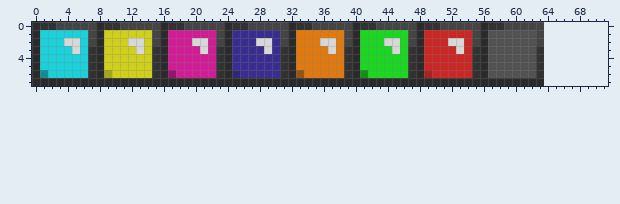
Two versions of one pixel-art file, src/assets/sprites/block.aseprite. That is the earlier state.
64x8 pixels, 1 frame. The old version is drawn lined up with the new one, on the new canvas.
New version:
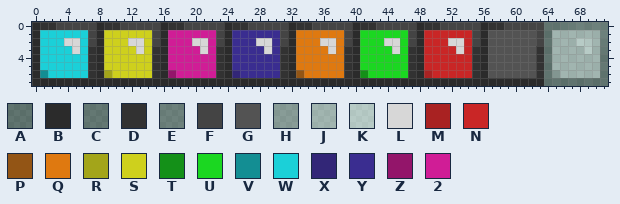
Palette (. is transparent): A #2b2b2b80  B #2b2b2b  C #32323280  D #323232  E #44444480  F #444444  G #535353  H #7a7a7a80  J #acacac80  K #d7d7d780  L #d7d7d7  M #a92222  N #c92626  P #935515  Q #df7910  R #a3a51a  S #ced01d  T #149018  U #1bd721  V #138e93  W #1bd0d8  X #322677  Y #3a2d90  Z #93156a  2 #d01d96
Change:
canvas 64x8 -> 72x8
The edit adds colour A in rows 0 to 6 at x 64; in row 7 at x 64 to 71.
The edit adds colour C in row 0 at x 65 to 66; in rows 3 to 6 at x 71.
The edit adds colour E in row 0 at x 67 to 71; in rows 1 to 2 at x 71.
The edit adds colour H in row 6 at x 65.
The edit adds colour J in row 1 at x 65 to 70; in row 2 at x 65 to 67 and 70; in row 3 at x 65 to 68 and 70; in rows 4 to 5 at x 65 to 70; in row 6 at x 66 to 70.
The edit adds colour K in row 2 at x 68 to 69; in row 3 at x 69.
Changed places in both pictures, as pixel boxes (x1, y1, x2, y2):
added: (544, 22, 608, 86)
